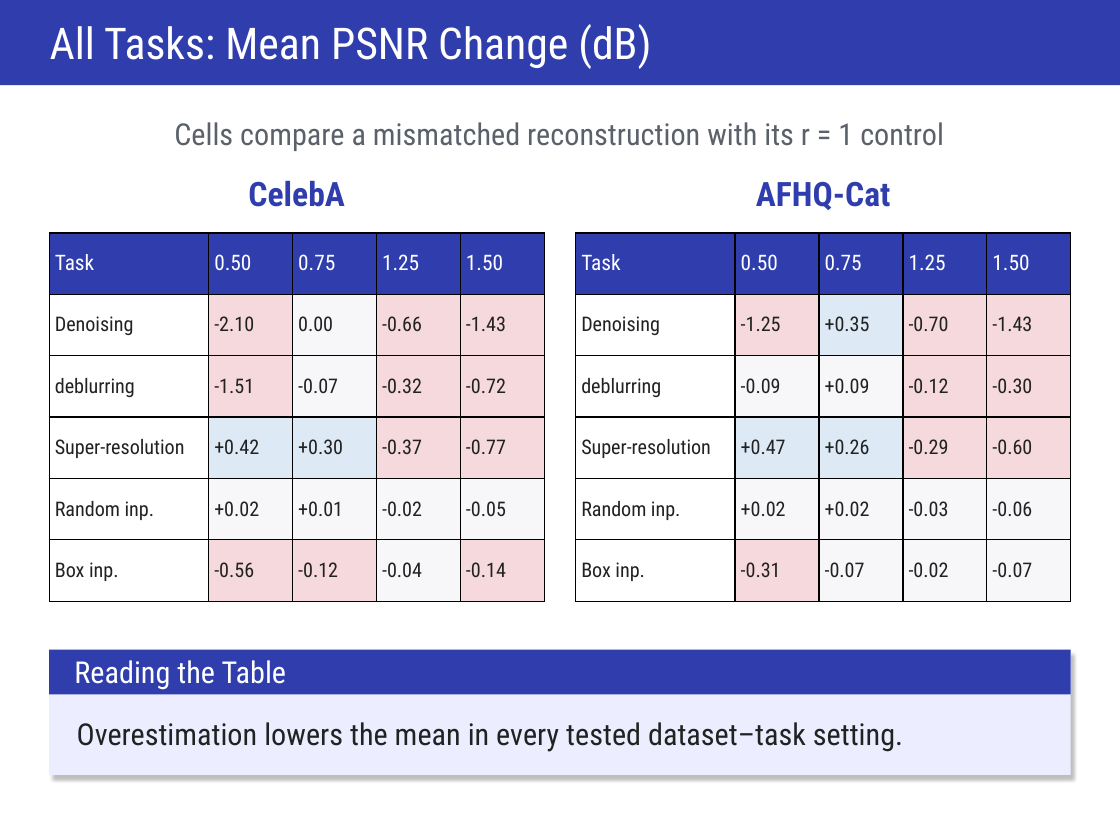
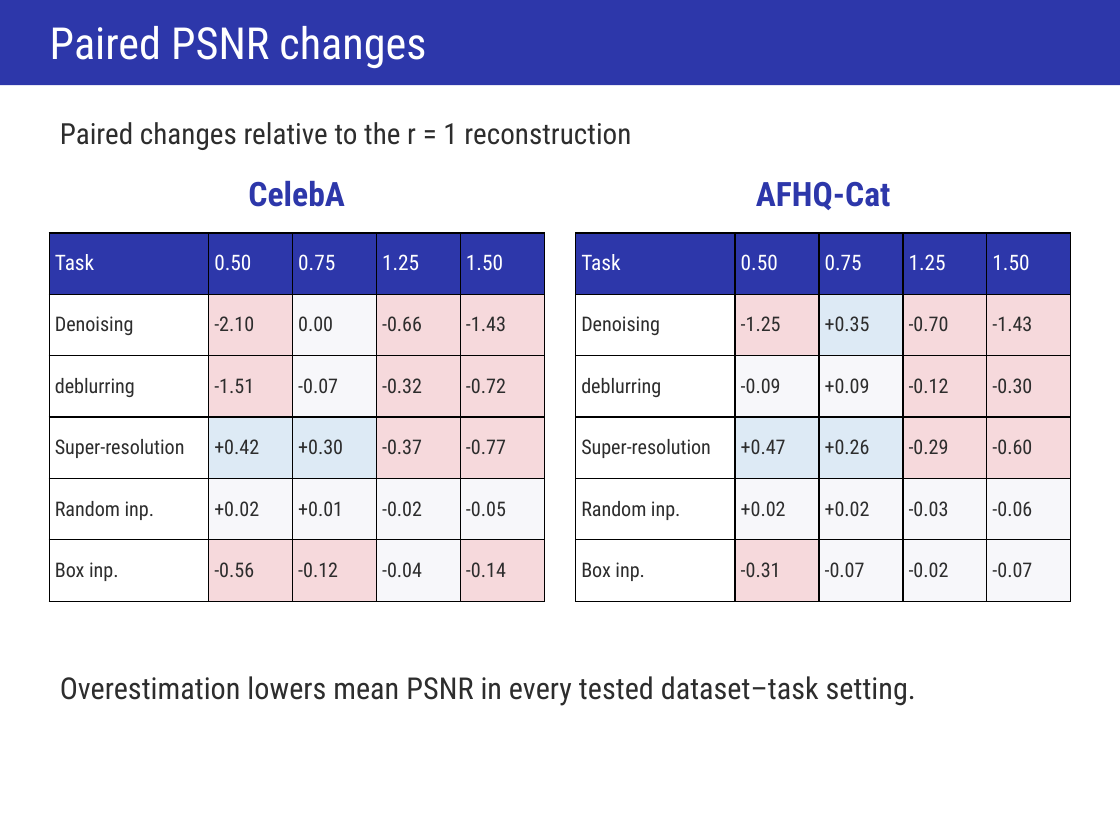
Before and after one commit to ItayShorian07/Diffusion--flower-project, a slide deck: slide 10 of artifacts/presentation/FLOWER- Presentation.pptx. Drawn at 1120x840 pixels with LibreOffice and Linux fonts; fonts in the diff are those of the drawing. Boxes give left, top, right and bottom in pixels: in the first picture for what was removed or moved away, otherwise in the second. Text is boxed around its words. In the diff, an @@ line names an element or a change of style, - is before the commit and + after.

```diff
--- a/artifacts/presentation/FLOWER- Presentation.pptx
+++ b/artifacts/presentation/FLOWER- Presentation.pptx
@@ rectangle at [0,0,1120,85]: fill #303EAD to #2D37AA @@
@@ text at [50,26,426,68]: text changed; size 29.2 to 29.6 pt @@
-All Tasks: Mean PSNR Change (dB)
+Paired PSNR changes
@@ text at [60,122,631,150]: text changed; size 20.2 to 19.5 pt; text colour #5B616A to #2D2D2D @@
-Cells compare a mismatched reconstruction with its r = 1 control
+Paired changes relative to the r = 1 reconstruction
@@ rectangle removed at [49,649,1071,775] @@
@@ rectangle removed at [49,649,1071,694] @@
@@ text "Overestimation lowers mean PSNR in ..." at [60,676,916,706]: vertical alignment middle to top @@
@@ text at [60,676,916,706]: text changed; text colour #222222 to #2D2D2D @@
-Overestimation lowers the mean in every tested dataset–task setting.
+Overestimation lowers mean PSNR in every tested dataset–task setting.
@@ text removed at [74,660,286,690] @@
-Reading the Table
```
Also in this commit, not shown: 19 other slides changed, 2 other files.
